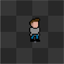
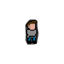
Comparing the layer stacks of the two w=64, h=64 images. Changes:
added layer "Слой 2" above "Слой 1" over [24, 18, 39, 46]
hid "Слой 1" over [0, 0, 64, 64]
hid "Фон" over [0, 0, 64, 64]
